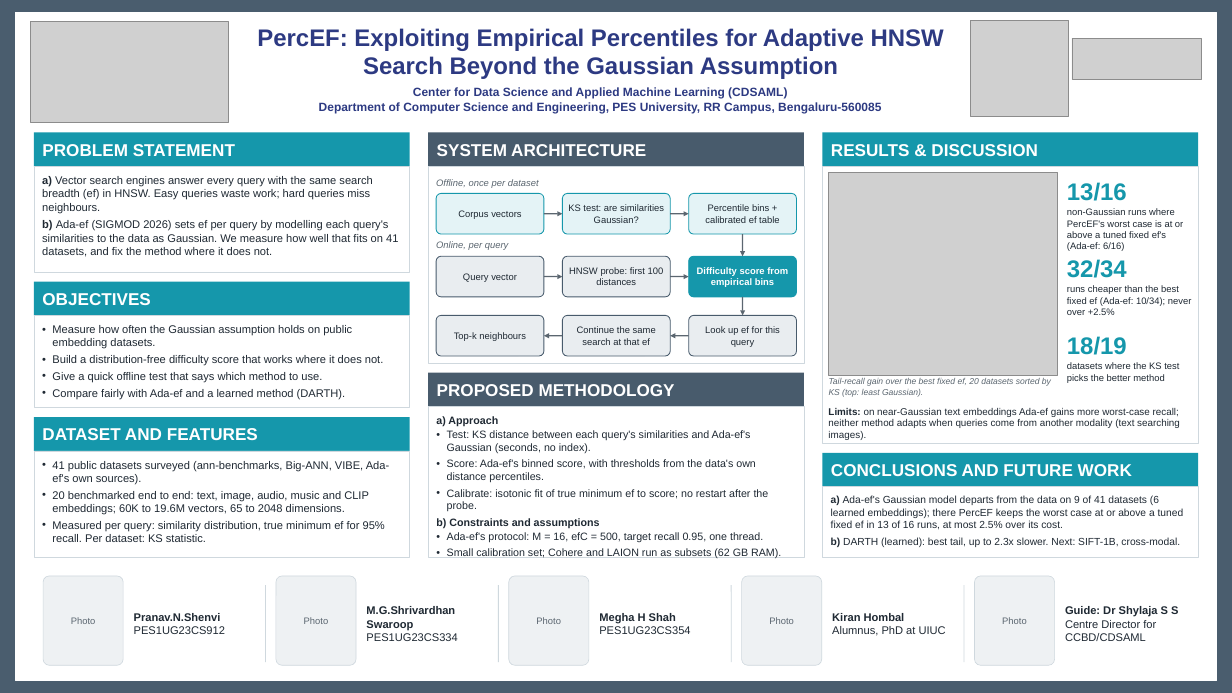
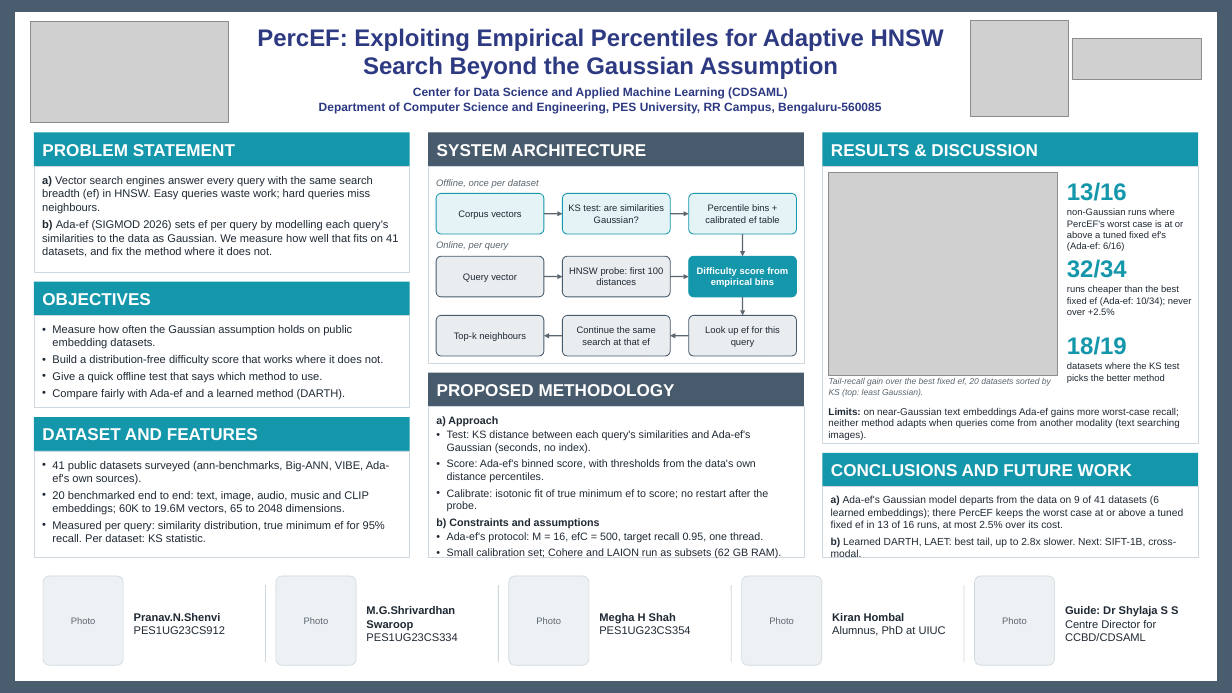
Before and after one commit to pranavshenvi/hybridAdaptiveEF, a slide deck: slide 1 of poster/PercEF_poster.pptx. Drawn at 1232x693 pixels with LibreOffice and Linux fonts; fonts in the diff are those of the drawing; grey boxes stand for pictures. Boxes give left, top, right and bottom in pixels: in the first picture for what was removed or moved away, otherwise in the second. Text is boxed around its words. In the diff, an @@ line names an element or a change of style, - is before the commit and + after.

```diff
--- a/poster/PercEF_poster.pptx
+++ b/poster/PercEF_poster.pptx
@@ text at <box>831,537,1176,557</box>: text changed @@
-b) DARTH (learned): best tail, up to 2.3x slower. Next: SIFT-1B, cross-modal.
+b) Learned DARTH, LAET: best tail, up to 2.8x slower. Next: SIFT-1B, cross-modal.
```
Also in this commit, not shown: 10 other files.
